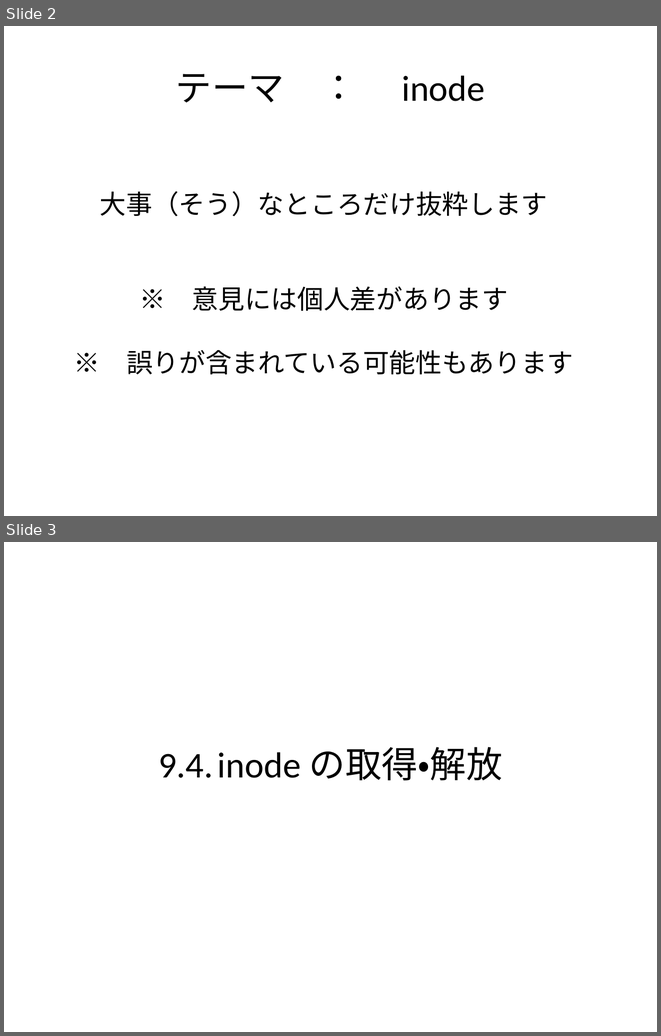
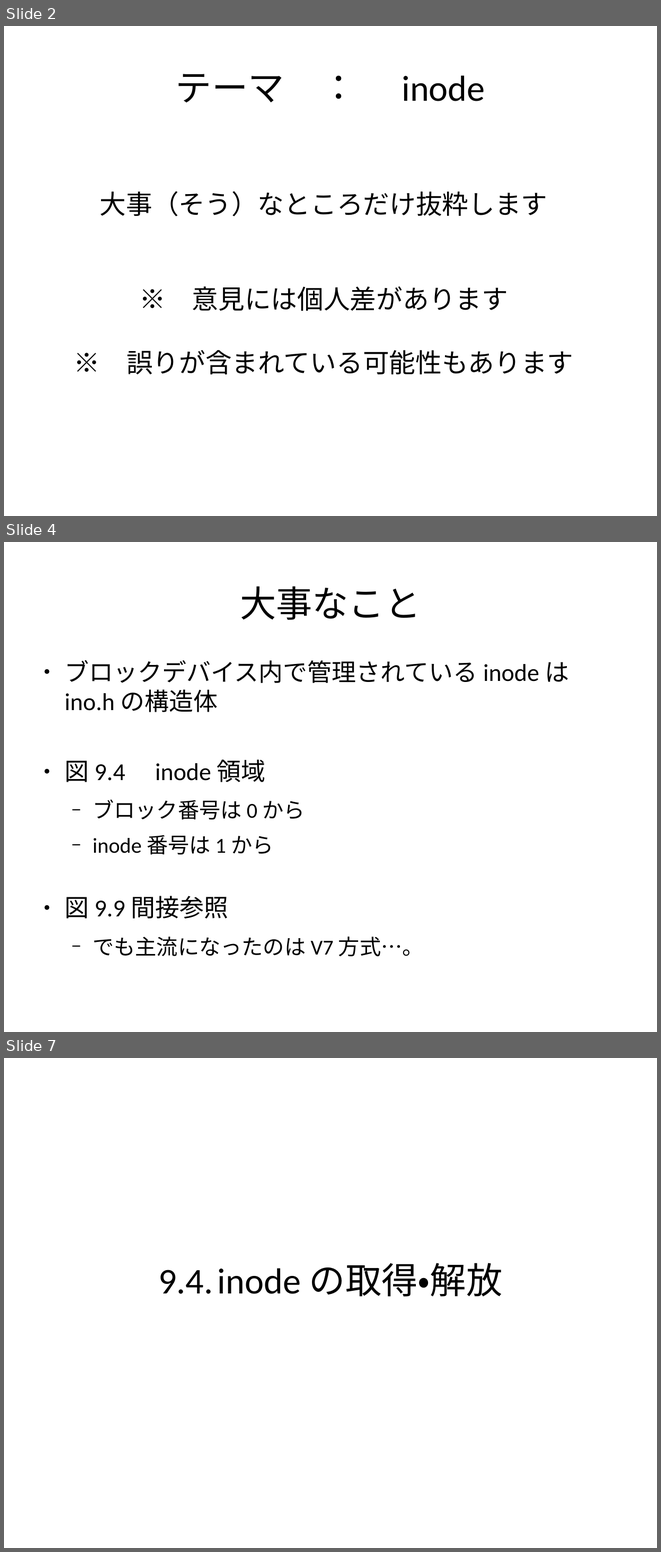
Before and after one commit to andromedroid/ame, a slide deck: doc/unix_v6/inode.odp. Shown one above the other, each under a label of ours: slides 2 and 3 before the commit, slides 2, 4 and 7 after it; the slides between them are not shown. The pictures are 661x1036 and 661x1552 pixels, drawn with LibreOffice and Linux fonts; fonts in the diff are those of the drawing. Boxes give left, top, right and bottom in pixels: in the first picture for what was removed or moved away, otherwise in the second. Text is boxed around its words. In the diff, an @@ line names an element or a change of style, - is before the commit and + after.

Commit message:
i'm making inode.odp almost finished.

```diff
--- a/doc/unix_v6/inode.odp
+++ b/doc/unix_v6/inode.odp
@@ slide 4 added at box(4, 542, 657, 1032), background #FFFFFF @@
@@ title added at box(240, 586, 421, 620), 44 pt, text #000000 @@
+大事なこと
@@ text added at box(64, 660, 569, 956), 29.6 pt, text #000000 @@
+● ブロックデバイス内で管理されている inode は
+  ino.h の構造体
+● 図 9.4 inode 領域
+  − ブロック番号は 0 から
+  − inode 番号は 1 から
+● 図 9.9 間接参照
+  − でも主流になったのは V7 方式…。
@@ what was slide 3 is now slide 7 @@
```
Also in this commit, not shown: 10 slides changed, 7 other slides added, 2 slides removed.
